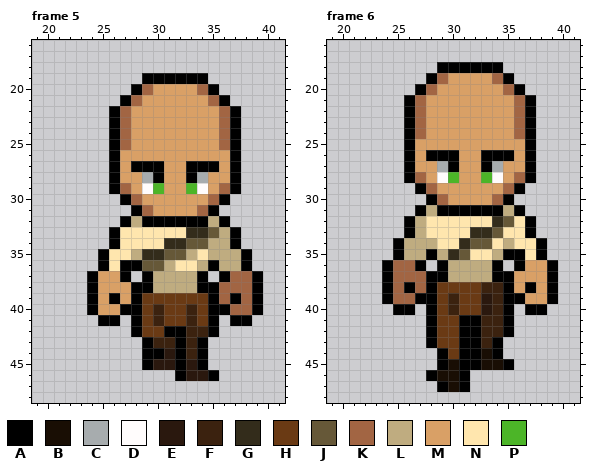
One commit to this pixel-art file: Pixel Crawler - Free Pack/Entities/Characters/Body_A/Animations/Walk_Base/Walk_Down.aseprite. The picture above is the old version.
64x64 pixels, 6 frames. Colours within 5 levels of each other are drawn and written as one. Shown: frame 5: x 19..41, y 16..48; frame 6: x 19..41, y 16..48. The commit also changed other frames, which this record leaves out.
Palette (. is transparent): A #000000  B #190e04  C #a7acae  D #fffcfc  E #2a180e  F #3b220f  G #332c1b  H #6a3a14  J #665838  K #a26543  L #bfac80  M #d9a066  N #ffe6ae  P #4cb528
Once edited:
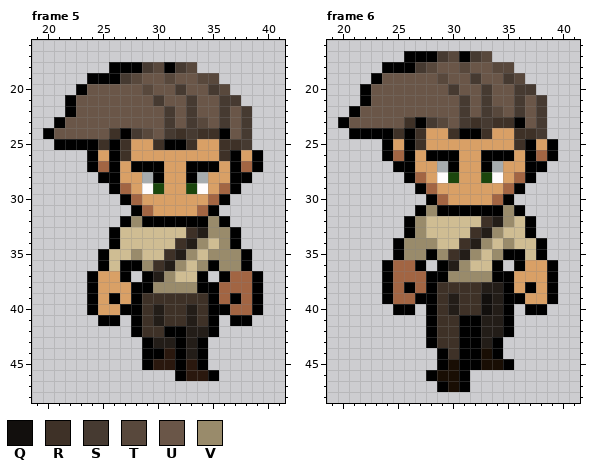
Colours new in this view: Q #120f0d  R #3e3127  S #463a31  T #58483c  U #6a5648  V #998b6b
The exact change:
layer "Pants/simple_pants" added
layer "Body" added
layer "Arms" added
layer "Shirt/simple_shirt" added
layer "Ears" added
layer "Hair/hair_style_1" added
layer "Pants" removed
layer "Chest" removed
layer "Arm_R" removed
layer "Shirt" removed
colour F: #3b220f -> #231d18
colour N: #ffe6ae -> #cfbd93
colour P: #4cb528 -> #1b460d
Changed rows in their new state; - is a pixel that keeps its letter.
Frame 5:
first column x 20:
18 ------AAASTAST------
19 ----AAASTUUTUUTT----
20 ---AUUUUUTUUSUUST---
21 --AUUUUUUUSUUSUUSS--
22 --AUUUUUUUUSUSUUSUS-
23 -AUUUUUUUUUSUSTUSUS-
24 AUUUUURASTUSRSRRAUS-
25 -AAAAR-R--RAAR--RRS-
26 ----AM-R--------R-MA
27 ----AK------------KA
28 -----A------------A-
first column x 28:
32 V------V--
33 -----RFVV-
34 ---NRFVNV-
35 VNNRFV-VVV
36 -VRFV-V-VV
37 --FVNN----
38 --VVVV----
39 -RRRRRR---
40 -R-RR-R---
41 -R-RR-R---
42 -RR-------
Frame 6:
first column x 20:
17 ------AAASTAST------
18 ----AAASTUUTUUTT----
19 ---AUUUUUTUUSUUST---
20 --AUUUUUUUSUUSUUSS--
21 --AUUUUUUUUSUSUUSUS-
22 -AUUUUUUUUUSUSTUSUS-
23 AUUUUURASTUSRSRRAUS-
24 -AAAAR-R--RAAR--RRS-
25 ----AM-R--------R-MA
26 ----AK------------KA
27 -----A------------A-
first column x 26:
31 --V------V
32 -V-----RFV
33 -V----RFV-
34 VVV--RFV-V
35 VV-VRFV-V-
36 ----FVNN--
37 ----VVVV--
38 ---RRRR---
39 ---R-RRQ--
40 ---R-RRQ--
41 ---RR-----
42 ---RR-----
43 ---RR-----
44 ----R-----
Boxes around the changes in both pictures, in picture pixels (x1, y1, x2, y2):
changed: (43, 62, 263, 359)
changed: (338, 51, 558, 359)
